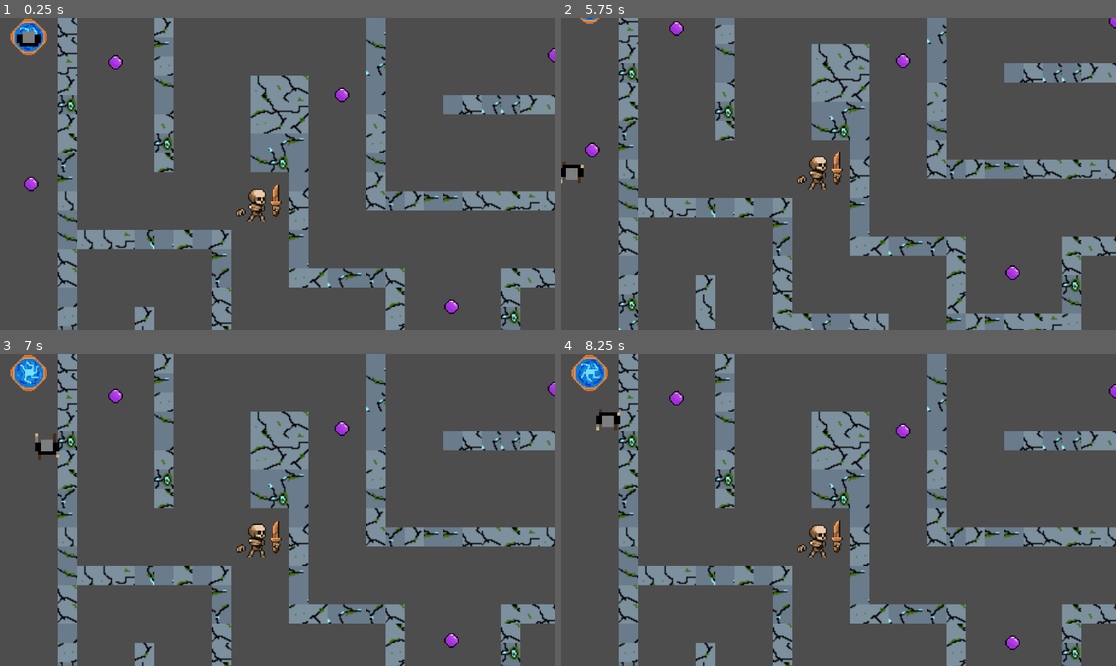
Above: before the commit, frames 1-4 (two rows, left to right).
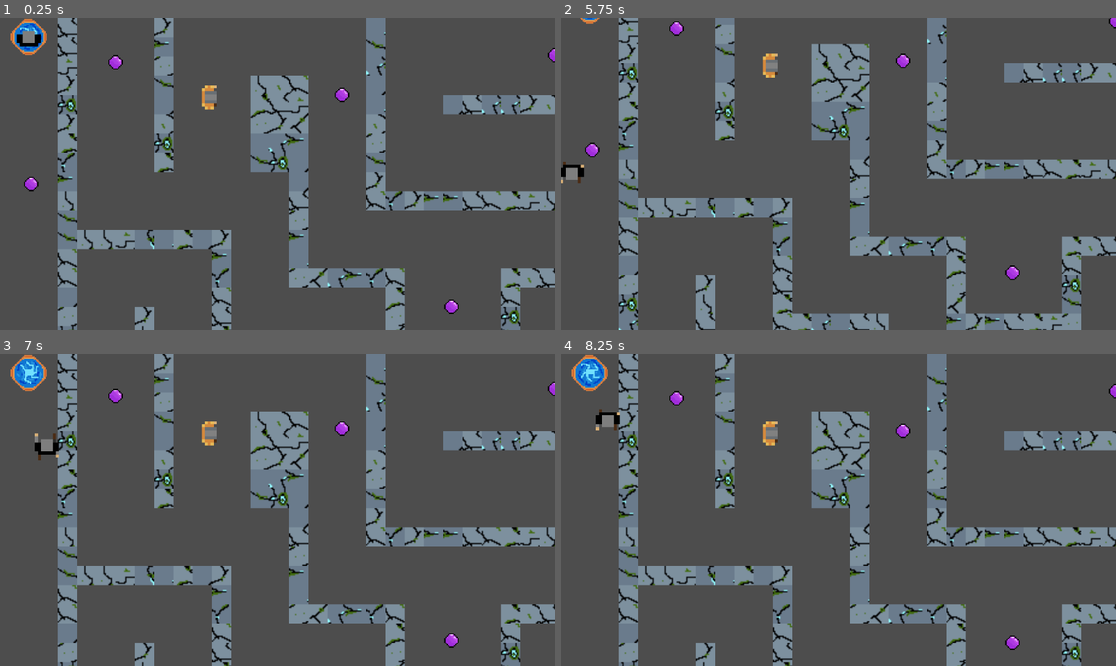
Above: after the commit, the same moments.

Repository: ctzeyong/Arcana-Architects
Game: Godot game, scene res://game.tscn
Same seed, same stepped clock (60 frames per second), same inputs: the game is played once before the commit and once after it.
Inputs:
- Up to frame 1 (0.25 s): no input
- Up to frame 2 (5.75 s): hold D (move_right) 0.53-1.28 s; hold Shift (sprint_active) 0.53-1.28 s; hold S (move_down) 1.28-2.03 s; tap Shift (sprint_active) at 1.35, 2.85, 4.35 s; hold D (move_right) 2.03-2.78 s; hold Shift (sprint_active) 2.03-2.78 s; hold W (move_up) 2.78-3.53 s; hold Shift (sprint_active) 3.53-4.28 s; hold A (move_left) 3.53-5.03 s; hold S (move_down) from 5.03 s (still down); hold Shift (sprint_active) from 5.03 s (still down)
- Up to frame 3 (7 s): release S (move_down) at 5.78 s; release Shift (sprint_active) at 5.78 s; hold D (move_right) 5.78-6.53 s; tap Shift (sprint_active) at 5.85 s; hold W (move_up) from 6.53 s (still down); hold Shift (sprint_active) from 6.53 s (still down)
- Up to frame 4 (8.25 s): release W (move_up) at 7.28 s; release Shift (sprint_active) at 7.28 s; hold D (move_right) 7.28-8.03 s; tap Shift (sprint_active) at 7.35 s; hold S (move_down) from 8.03 s (still down); hold Shift (sprint_active) from 8.03 s (still down)

The runs differ from the first frame. In frame 1, 0.6% of the frame differs, in the area x 4-51%, y 4-66%; in frame 2, 0.6%; in frame 3, 0.7%; in frame 4, 0.7%, in the area x 6-51%, y 18-66%.
Error after the commit: Invalid access to property or key 'global_position' on a base object of type 'null instance'. (res://guard/guard.gd:6)

Commit message:
enemy damage

Diff:
--- a/enemy/skeleton/base_skeleton_anim.tscn
+++ b/enemy/skeleton/base_skeleton_anim.tscn
@@ -7,6 +7,22 @@
 [ext_resource type="PackedScene" uid="uid://dqkm3lr4mll82" path="res://enemy/skeleton/bone_left_hand.tscn" id="5_qv6i4"]
 [ext_resource type="Texture2D" uid="uid://cruvg05338nwk" path="res://Pixel Crawler - FREE - 1.8/Enemy/Skeleton Crew/Skeleton - Base/Run/Run-Sheet.png" id="6_ld3b5"]
 [ext_resource type="Texture2D" uid="uid://bhhplmndyrd2w" path="res://Pixel Crawler - FREE - 1.8/Enemy/Skeleton Crew/Skeleton - Base/Death/Death-Sheet.png" id="7_i863k"]
+
+[sub_resource type="Animation" id="Animation_w26g0"]
+resource_name = "death"
+length = 0.8
+tracks/0/type = "value"
+tracks/0/imported = false
+tracks/0/enabled = true
+tracks/0/path = NodePath("%Idle/../Death:frame")
+tracks/0/interp = 1
+tracks/0/loop_wrap = true
+tracks/0/keys = {
+"times": PackedFloat32Array(0, 0.1, 0.2, 0.3, 0.4, 0.5, 0.6, 0.7),
+"transitions": PackedFloat32Array(1, 1, 1, 1, 1, 1, 1, 1),
+"update": 1,
+"values": [0, 1, 2, 3, 4, 5, 6, 7]
+}
 
 [sub_resource type="Animation" id="Animation_o4bia"]
 resource_name = "idle"
@@ -40,22 +56,6 @@
 "transitions": PackedFloat32Array(1, 1, 1, 1, 1, 1),
 "update": 1,
 "values": [6, 7, 8, 9, 10, 11]
-}
-
-[sub_resource type="Animation" id="Animation_w26g0"]
-resource_name = "death"
-length = 0.8
-tracks/0/type = "value"
-tracks/0/imported = false
-tracks/0/enabled = true
-tracks/0/path = NodePath("%Idle/../Death:frame")
-tracks/0/interp = 1
-tracks/0/loop_wrap = true
-tracks/0/keys = {
-"times": PackedFloat32Array(0, 0.1, 0.2, 0.3, 0.4, 0.5, 0.6, 0.7),
-"transitions": PackedFloat32Array(1, 1, 1, 1, 1, 1, 1, 1),
-"update": 1,
-"values": [0, 1, 2, 3, 4, 5, 6, 7]
 }
 
 [sub_resource type="AnimationLibrary" id="AnimationLibrary_6svol"]
--- a/enemy/skeleton/bone_left_hand.tscn
+++ b/enemy/skeleton/bone_left_hand.tscn
@@ -2,6 +2,34 @@
 
 [ext_resource type="Script" path="res://enemy/skeleton/bone_left_hand.gd" id="1_hbc6q"]
 [ext_resource type="Texture2D" uid="uid://dbcwyyvp3w06h" path="res://Pixel Crawler - FREE - 1.8/Weapons/Hands/Hands.png" id="2_7mrd1"]
+
+[sub_resource type="Animation" id="Animation_eh48k"]
+resource_name = "death"
+length = 0.8
+tracks/0/type = "value"
+tracks/0/imported = false
+tracks/0/enabled = true
+tracks/0/path = NodePath("Sprite2D:position")
+tracks/0/interp = 1
+tracks/0/loop_wrap = true
+tracks/0/keys = {
+"times": PackedFloat32Array(0, 0.2, 0.7),
+"transitions": PackedFloat32Array(1, 1, 1),
+"update": 0,
+"values": [Vector2(0, 0), Vector2(-2, -3), Vector2(-7, 10)]
+}
+tracks/1/type = "value"
+tracks/1/imported = false
+tracks/1/enabled = true
+tracks/1/path = NodePath("Sprite2D:rotation")
+tracks/1/interp = 1
+tracks/1/loop_wrap = true
+tracks/1/keys = {
+"times": PackedFloat32Array(0, 0.7),
+"transitions": PackedFloat32Array(1, 1),
+"update": 0,
+"values": [0.0, -2.55196]
+}
 
 [sub_resource type="Animation" id="Animation_l1k52"]
 resource_name = "idle"
@@ -61,34 +89,6 @@
 "values": [0.0]
 }
 
-[sub_resource type="Animation" id="Animation_eh48k"]
-resource_name = "death"
-length = 0.8
-tracks/0/type = "value"
-tracks/0/imported = false
-tracks/0/enabled = true
-tracks/0/path = NodePath("Sprite2D:position")
-tracks/0/interp = 1
-tracks/0/loop_wrap = true
-tracks/0/keys = {
-"times": PackedFloat32Array(0, 0.2, 0.7),
-"transitions": PackedFloat32Array(1, 1, 1),
-"update": 0,
-"values": [Vector2(0, 0), Vector2(-2, -3), Vector2(-7, 10)]
-}
-tracks/1/type = "value"
-tracks/1/imported = false
-tracks/1/enabled = true
-tracks/1/path = NodePath("Sprite2D:rotation")
-tracks/1/interp = 1
-tracks/1/loop_wrap = true
-tracks/1/keys = {
-"times": PackedFloat32Array(0, 0.7),
-"transitions": PackedFloat32Array(1, 1),
-"update": 0,
-"values": [0.0, -2.55196]
-}
-
 [sub_resource type="AnimationLibrary" id="AnimationLibrary_icg4c"]
 _data = {
 "death": SubResource("Animation_eh48k"),
--- a/enemy/skeleton/bone_right_grip.tscn
+++ b/enemy/skeleton/bone_right_grip.tscn
@@ -2,6 +2,33 @@
 
 [ext_resource type="Script" path="res://enemy/skeleton/bone_right_grip.gd" id="1_4b8ey"]
 [ext_resource type="Texture2D" uid="uid://dbcwyyvp3w06h" path="res://Pixel Crawler - FREE - 1.8/Weapons/Hands/Hands.png" id="1_lwx6c"]
+
+[sub_resource type="Animation" id="Animation_byej6"]
+resource_name = "death"
+tracks/0/type = "value"
+tracks/0/imported = false
+tracks/0/enabled = true
+tracks/0/path = NodePath("Sprite2D:position")
+tracks/0/interp = 1
+tracks/0/loop_wrap = true
+tracks/0/keys = {
+"times": PackedFloat32Array(),
+"transitions": PackedFloat32Array(),
+"update": 0,
+"values": []
+}
+tracks/1/type = "value"
+tracks/1/imported = false
+tracks/1/enabled = true
+tracks/1/path = NodePath("Sprite2D:rotation")
+tracks/1/interp = 1
+tracks/1/loop_wrap = true
+tracks/1/keys = {
+"times": PackedFloat32Array(),
+"transitions": PackedFloat32Array(),
+"update": 0,
+"values": []
+}
 
 [sub_resource type="Animation" id="Animation_6ujg2"]
 resource_name = "idle"
@@ -37,33 +64,6 @@
 "values": [Vector2(0, 0), Vector2(3, 0)]
 }
 
-[sub_resource type="Animation" id="Animation_byej6"]
-resource_name = "death"
-tracks/0/type = "value"
-tracks/0/imported = false
-tracks/0/enabled = true
-tracks/0/path = NodePath("Sprite2D:position")
-tracks/0/interp = 1
-tracks/0/loop_wrap = true
-tracks/0/keys = {
-"times": PackedFloat32Array(),
-"transitions": PackedFloat32Array(),
-"update": 0,
-"values": []
-}
-tracks/1/type = "value"
-tracks/1/imported = false
-tracks/1/enabled = true
-tracks/1/path = NodePath("Sprite2D:rotation")
-tracks/1/interp = 1
-tracks/1/loop_wrap = true
-tracks/1/keys = {
-"times": PackedFloat32Array(),
-"transitions": PackedFloat32Array(),
-"update": 0,
-"values": []
-}
-
 [sub_resource type="AnimationLibrary" id="AnimationLibrary_xw0xb"]
 _data = {
 "death": SubResource("Animation_byej6"),
--- a/game.gd
+++ b/game.gd
@@ -1,6 +1,7 @@
 extends Node2D
 
 var pearls_collected = 0
+
 
 
 #func _process(delta):
@@ -15,3 +16,9 @@
 func _on_purple_pearl_pearl_picked_up():
 	pearls_collected += 1
 	print("pearl")
+
+
+
+func _on_stealth_char_health_depleted():
+	%LevelFailed.visible = true
+	get_tree().paused = true
--- a/game.tscn
+++ b/game.tscn
@@ -3,11 +3,11 @@
 [ext_resource type="Texture2D" uid="uid://j64jvwcmikw4" path="res://tiles/v1tilesheet.png" id="1_5cilq"]
 [ext_resource type="Script" path="res://game.gd" id="1_bwj84"]
 [ext_resource type="PackedScene" uid="uid://dt2og71is61y1" path="res://portal/blue_portal_anim.tscn" id="2_dku8n"]
-[ext_resource type="PackedScene" uid="uid://cm5r1wi0y1u3d" path="res://stealth_char.tscn" id="3_6xldr"]
+[ext_resource type="PackedScene" uid="uid://cm5r1wi0y1u3d" path="res://v2 char/stealth_char.tscn" id="3_6xldr"]
 [ext_resource type="PackedScene" uid="uid://bgasyk1i58t5m" path="res://purple_pearl.tscn" id="4_51svo"]
 [ext_resource type="PackedScene" uid="uid://dlnp1c2eywyl0" path="res://portal/purple_portal.tscn" id="5_70s1l"]
 [ext_resource type="Script" path="res://PearlsCollected.gd" id="7_u3tdg"]
-[ext_resource type="PackedScene" uid="uid://cr8q101gfmgoy" path="res://enemy/skeleton/base_skeleton_anim.tscn" id="8_7d2rt"]
+[ext_resource type="PackedScene" uid="uid://cwta5hpjw753i" path="res://guard/guard.tscn" id="8_pl02a"]
 
 [sub_resource type="TileSetAtlasSource" id="TileSetAtlasSource_sj148"]
 texture = ExtResource("1_5cilq")
@@ -136,7 +136,6 @@
 
 [node name="StealthChar" parent="." instance=ExtResource("3_6xldr")]
 position = Vector2(24, 16)
-scale = Vector2(0.1, 0.0994311)
 
 [node name="PurplePortal" parent="." instance=ExtResource("5_70s1l")]
 position = Vector2(572, 294)
@@ -170,6 +169,28 @@
 theme_override_font_sizes/font_size = 100
 text = "Level passed!"
 
+[node name="LevelFailed" type="CanvasLayer" parent="."]
+unique_name_in_owner = true
+layer = 128
+visible = false
+
+[node name="ColorRect" type="ColorRect" parent="LevelFailed"]
+offset_left = -65.0
+offset_top = -38.0
+offset_right = 1191.0
+offset_bottom = 696.0
+color = Color(0.854902, 0.317647, 0.47451, 0.254902)
+
+[node name="Label" type="Label" parent="LevelFailed/ColorRect"]
+layout_mode = 0
+offset_left = 474.0
+offset_top = 317.0
+offset_right = 698.0
+offset_bottom = 384.0
+scale = Vector2(0.505031, 0.480276)
+theme_override_font_sizes/font_size = 100
+text = "Level failed!"
+
 [node name="UserInterface" type="CanvasLayer" parent="."]
 visible = false
 
@@ -213,8 +234,9 @@
 layout_mode = 2
 text = "Quit"
 
-[node name="BaseSkeletonAnim" parent="." instance=ExtResource("8_7d2rt")]
-position = Vector2(215, 153)
+[node name="Guard" parent="." instance=ExtResource("8_pl02a")]
+position = Vector2(175, 66)
 
 [connection signal="pearl_picked_up" from="PurplePearl" to="." method="_on_purple_pearl_pearl_picked_up"]
+[connection signal="health_depleted" from="StealthChar" to="." method="_on_stealth_char_health_depleted"]
 [connection signal="level_passed" from="PurplePortal" to="." method="_on_purple_portal_level_passed"]
--- /dev/null
+++ b/guard/guard.gd
@@ -0,0 +1,8 @@
+extends CharacterBody2D
+
+@onready var player = get_node("/root/@Node2D@2/StealthChar")
+
+func _physics_process(delta):
+	var direction = global_position.direction_to(player.global_position)
+	velocity = direction * 300
+	move_and_slide()
--- /dev/null
+++ b/guard/guard.tscn
@@ -0,0 +1,18 @@
+[gd_scene load_steps=4 format=3 uid="uid://cwta5hpjw753i"]
+
+[ext_resource type="Script" path="res://guard/guard.gd" id="1_2qko4"]
+[ext_resource type="PackedScene" uid="uid://bktsqmld6r600" path="res://guard/guard_anim.tscn" id="1_24ljv"]
+
+[sub_resource type="CircleShape2D" id="CircleShape2D_8w7pb"]
+radius = 9.0
+
+[node name="Guard" type="CharacterBody2D"]
+collision_layer = 128
+collision_mask = 129
+script = ExtResource("1_2qko4")
+
+[node name="GuardAnim" parent="." instance=ExtResource("1_24ljv")]
+scale = Vector2(2.5, 2.5)
+
+[node name="CollisionShape2D" type="CollisionShape2D" parent="."]
+shape = SubResource("CircleShape2D_8w7pb")
--- /dev/null
+++ b/guard/guard_anim.tscn
@@ -0,0 +1,97 @@
+[gd_scene load_steps=7 format=3 uid="uid://bktsqmld6r600"]
+
+[ext_resource type="Texture2D" uid="uid://c1ofye0hk7gyl" path="res://guard/guardspritesheet.png" id="1_q0i1m"]
+
+[sub_resource type="Animation" id="Animation_8vwp7"]
+resource_name = "walk_up"
+length = 1.2
+loop_mode = 1
+step = 0.05
+tracks/0/type = "value"
+tracks/0/imported = false
+tracks/0/enabled = true
+tracks/0/path = NodePath("Sprite2D:frame")
+tracks/0/interp = 1
+tracks/0/loop_wrap = true
+tracks/0/keys = {
+"times": PackedFloat32Array(0, 0.15, 0.3, 0.45, 0.6, 0.75, 0.9, 1.05),
+"transitions": PackedFloat32Array(1, 1, 1, 1, 1, 1, 1, 1),
+"update": 1,
+"values": [3, 4, 5, 4, 3, 2, 1, 2]
+}
+
+[sub_resource type="Animation" id="Animation_8ovlc"]
+resource_name = "walk_down"
+length = 1.2
+loop_mode = 1
+step = 0.05
+tracks/0/type = "value"
+tracks/0/imported = false
+tracks/0/enabled = true
+tracks/0/path = NodePath("Sprite2D:frame")
+tracks/0/interp = 1
+tracks/0/loop_wrap = true
+tracks/0/keys = {
+"times": PackedFloat32Array(0, 0.15, 0.3, 0.45, 0.6, 0.75, 0.9, 1.05),
+"transitions": PackedFloat32Array(1, 1, 1, 1, 1, 1, 1, 1),
+"update": 1,
+"values": [10, 11, 12, 11, 10, 9, 8, 9]
+}
+
+[sub_resource type="Animation" id="Animation_diirv"]
+resource_name = "walk_left"
+length = 1.2
+loop_mode = 1
+step = 0.05
+tracks/0/type = "value"
+tracks/0/imported = false
+tracks/0/enabled = true
+tracks/0/path = NodePath("Sprite2D:frame")
+tracks/0/interp = 1
+tracks/0/loop_wrap = true
+tracks/0/keys = {
+"times": PackedFloat32Array(0, 0.15, 0.3, 0.45, 0.6, 0.75, 0.9, 1.05),
+"transitions": PackedFloat32Array(1, 1, 1, 1, 1, 1, 1, 1),
+"update": 1,
+"values": [17, 18, 19, 18, 17, 16, 15, 16]
+}
+
+[sub_resource type="Animation" id="Animation_ypvs5"]
+resource_name = "walk_right"
+length = 1.2
+loop_mode = 1
+step = 0.05
+tracks/0/type = "value"
+tracks/0/imported = false
+tracks/0/enabled = true
+tracks/0/path = NodePath("Sprite2D:frame")
+tracks/0/interp = 1
+tracks/0/loop_wrap = true
+tracks/0/keys = {
+"times": PackedFloat32Array(0, 0.15, 0.3, 0.45, 0.6, 0.75, 0.9, 1.05),
+"transitions": PackedFloat32Array(1, 1, 1, 1, 1, 1, 1, 1),
+"update": 1,
+"values": [24, 25, 26, 25, 24, 23, 22, 23]
+}
+
+[sub_resource type="AnimationLibrary" id="AnimationLibrary_jum8c"]
+_data = {
+"walk_down": SubResource("Animation_8ovlc"),
+"walk_left": SubResource("Animation_diirv"),
+"walk_right": SubResource("Animation_ypvs5"),
+"walk_up": SubResource("Animation_8vwp7")
+}
+
+[node name="GuardAnim" type="Node2D"]
+
+[node name="Sprite2D" type="Sprite2D" parent="."]
+texture_filter = 1
+texture = ExtResource("1_q0i1m")
+hframes = 7
+vframes = 4
+frame = 25
+
+[node name="AnimationPlayer" type="AnimationPlayer" parent="."]
+libraries = {
+"": SubResource("AnimationLibrary_jum8c")
+}
--- a/stealth_char.tscn
+++ /dev/null
@@ -1,38 +0,0 @@
-[gd_scene load_steps=5 format=3 uid="uid://cm5r1wi0y1u3d"]
-
-[ext_resource type="Script" path="res://stealth_char.gd" id="1_e1eod"]
-[ext_resource type="PackedScene" uid="uid://7an6jat1iy21" path="res://stealth_char_anim.tscn" id="2_6kwbc"]
-
-[sub_resource type="CircleShape2D" id="CircleShape2D_lorbp"]
-radius = 88.2043
-
-[sub_resource type="CircleShape2D" id="CircleShape2D_0l271"]
-radius = 114.739
-
-[node name="StealthChar" type="CharacterBody2D"]
-collision_layer = 7
-script = ExtResource("1_e1eod")
-
-[node name="StealthCharAnim" parent="." instance=ExtResource("2_6kwbc")]
-unique_name_in_owner = true
-position = Vector2(9.53674e-07, 0)
-scale = Vector2(25, 25)
-
-[node name="CollisionShape2D" type="CollisionShape2D" parent="."]
-shape = SubResource("CircleShape2D_lorbp")
-
-[node name="Area2D" type="Area2D" parent="."]
-collision_layer = 0
-collision_mask = 2
-
-[node name="CollisionShape2D" type="CollisionShape2D" parent="Area2D"]
-position = Vector2(0, -1.52588e-05)
-shape = SubResource("CircleShape2D_0l271")
-debug_color = Color(0.554206, 0.550284, 0.330992, 0.42)
-
-[node name="Camera2D" type="Camera2D" parent="."]
-zoom = Vector2(2.5, 2.5)
-limit_left = 0
-limit_top = 0
-limit_right = 592
-limit_bottom = 336
--- a/stealth_char.gd
+++ b/v2 char/stealth_char.gd
@@ -4,6 +4,9 @@
 const SPRINT_MULTIPLIER = 2
 var last_direction = 0
 # to decide idle animation, 0 1 2 3 correspond to up down left right
+var health = 100.0
+
+signal health_depleted
 
 func _physics_process(delta):
 	var direction = Input.get_vector("move_left", "move_right", "move_up", "move_down")
@@ -55,3 +58,15 @@
 				%StealthCharAnim.idle_right_anim()
 
 	move_and_slide()
+
+	var guard_overlap = %Hitbox.get_overlapping_bodies() # Layer 8 instant death
+	if guard_overlap.size() > 0:
+		health -= 1000 * delta
+		print("damage")
+	if health <= 0:
+		health_depleted.emit()
+
+
+func _on_hitbox_body_entered(body):
+	print("death")
+	health_depleted.emit()
--- /dev/null
+++ b/v2 char/stealth_char.tscn
@@ -0,0 +1,53 @@
+[gd_scene load_steps=6 format=3 uid="uid://cm5r1wi0y1u3d"]
+
+[ext_resource type="Script" path="res://v2 char/stealth_char.gd" id="1_e1eod"]
+[ext_resource type="PackedScene" uid="uid://7an6jat1iy21" path="res://v2 char/stealth_char_anim.tscn" id="2_6kwbc"]
+
+[sub_resource type="CircleShape2D" id="CircleShape2D_lorbp"]
+radius = 9.0
+
+[sub_resource type="CircleShape2D" id="CircleShape2D_0l271"]
+radius = 10.4403
+
+[sub_resource type="CircleShape2D" id="CircleShape2D_cmr4l"]
+radius = 9.0
+
+[node name="StealthChar" type="CharacterBody2D"]
+collision_layer = 7
+script = ExtResource("1_e1eod")
+
+[node name="StealthCharAnim" parent="." instance=ExtResource("2_6kwbc")]
+unique_name_in_owner = true
+position = Vector2(9.53674e-07, 0)
+scale = Vector2(2.5, 2.5)
+
+[node name="CollisionShape2D" type="CollisionShape2D" parent="."]
+shape = SubResource("CircleShape2D_lorbp")
+
+[node name="Exit" type="Area2D" parent="."]
+collision_layer = 0
+collision_mask = 2
+
+[node name="CollisionShape2D" type="CollisionShape2D" parent="Exit"]
+position = Vector2(0, -1.52588e-05)
+scale = Vector2(0.99654, 0.992063)
+shape = SubResource("CircleShape2D_0l271")
+debug_color = Color(0.554206, 0.550284, 0.330992, 0.42)
+
+[node name="Camera2D" type="Camera2D" parent="."]
+zoom = Vector2(2.5, 2.5)
+limit_left = 0
+limit_top = 0
+limit_right = 592
+limit_bottom = 336
+
+[node name="Hitbox" type="Area2D" parent="."]
+unique_name_in_owner = true
+collision_layer = 0
+collision_mask = 128
+
+[node name="CollisionShape2D" type="CollisionShape2D" parent="Hitbox"]
+shape = SubResource("CircleShape2D_cmr4l")
+debug_color = Color(0.856691, 0.329796, 0.421608, 0.42)
+
+[connection signal="body_entered" from="Hitbox" to="." method="_on_hitbox_body_entered"]
--- a/stealth_char_anim.tscn
+++ b/v2 char/stealth_char_anim.tscn
@@ -1,6 +1,6 @@
 [gd_scene load_steps=16 format=3 uid="uid://7an6jat1iy21"]
 
-[ext_resource type="Script" path="res://stealth_char_anim.gd" id="1_ixc72"]
+[ext_resource type="Script" path="res://v2 char/stealth_char_anim.gd" id="1_ixc72"]
 [ext_resource type="Texture2D" uid="uid://dckk8qs1r7vt5" path="res://v2 char/stealthspritesheetv2.png" id="2_lubvu"]
 
 [sub_resource type="Animation" id="Animation_1iy1n"]
--- a/weapon/wood/wood_dagger.tscn
+++ b/weapon/wood/wood_dagger.tscn
@@ -3,10 +3,9 @@
 [ext_resource type="Texture2D" uid="uid://b048s45m5admf" path="res://Pixel Crawler - FREE - 1.8/Weapons/Wood/Wood.png" id="1_eqn7k"]
 [ext_resource type="Script" path="res://weapon/wood/wood_dagger.gd" id="1_wo8o7"]
 
-[sub_resource type="Animation" id="Animation_2g7vd"]
-resource_name = "walk"
-length = 0.6
-loop_mode = 1
+[sub_resource type="Animation" id="Animation_jyb6g"]
+resource_name = "death"
+length = 0.8
 tracks/0/type = "value"
 tracks/0/imported = false
 tracks/0/enabled = true
@@ -14,10 +13,10 @@
 tracks/0/interp = 1
 tracks/0/loop_wrap = true
 tracks/0/keys = {
-"times": PackedFloat32Array(0, 0.3),
-"transitions": PackedFloat32Array(1, 1),
+"times": PackedFloat32Array(0, 0.2, 0.7),
+"transitions": PackedFloat32Array(1, 1, 1),
 "update": 0,
-"values": [Vector2(0, 0), Vector2(3, 0)]
+"values": [Vector2(0, 0), Vector2(2, -3), Vector2(7, 18)]
 }
 tracks/1/type = "value"
 tracks/1/imported = false
@@ -26,10 +25,10 @@
 tracks/1/interp = 1
 tracks/1/loop_wrap = true
 tracks/1/keys = {
-"times": PackedFloat32Array(0),
-"transitions": PackedFloat32Array(1),
+"times": PackedFloat32Array(0, 0.7),
+"transitions": PackedFloat32Array(1, 1),
 "update": 0,
-"values": [0.0]
+"values": [0.0, 1.5708]
 }
 
 [sub_resource type="Animation" id="Animation_3855g"]
@@ -61,9 +60,10 @@
 "values": [0.0]
 }
 
-[sub_resource type="Animation" id="Animation_jyb6g"]
-resource_name = "death"
-length = 0.8
+[sub_resource type="Animation" id="Animation_2g7vd"]
+resource_name = "walk"
+length = 0.6
+loop_mode = 1
 tracks/0/type = "value"
 tracks/0/imported = false
 tracks/0/enabled = true
@@ -71,10 +71,10 @@
 tracks/0/interp = 1
 tracks/0/loop_wrap = true
 tracks/0/keys = {
-"times": PackedFloat32Array(0, 0.2, 0.7),
-"transitions": PackedFloat32Array(1, 1, 1),
+"times": PackedFloat32Array(0, 0.3),
+"transitions": PackedFloat32Array(1, 1),
 "update": 0,
-"values": [Vector2(0, 0), Vector2(2, -3), Vector2(7, 18)]
+"values": [Vector2(0, 0), Vector2(3, 0)]
 }
 tracks/1/type = "value"
 tracks/1/imported = false
@@ -83,10 +83,10 @@
 tracks/1/interp = 1
 tracks/1/loop_wrap = true
 tracks/1/keys = {
-"times": PackedFloat32Array(0, 0.7),
-"transitions": PackedFloat32Array(1, 1),
+"times": PackedFloat32Array(0),
+"transitions": PackedFloat32Array(1),
 "update": 0,
-"values": [0.0, 1.5708]
+"values": [0.0]
 }
 
 [sub_resource type="AnimationLibrary" id="AnimationLibrary_6agk7"]
@@ -101,6 +101,8 @@
 
 [node name="Sprite2D" type="Sprite2D" parent="."]
 texture_filter = 1
+position = Vector2(7, 18)
+rotation = 1.5708
 texture = ExtResource("1_eqn7k")
 region_enabled = true
 region_rect = Rect2(32, 16, 16, 32)
Not shown, added: guard/down.png.import
Not shown, added: guard/down1.png.import
Not shown, added: guard/down2.png.import
Not shown, added: guard/down3.png.import
Binary file added: guard/guardspritesheet.png
Not shown, added: guard/guardspritesheet.png.import
Renamed: stealth_char_anim.gd -> v2 char/stealth_char_anim.gd
Not shown, changed: guard/guardspritesheet.xcf
